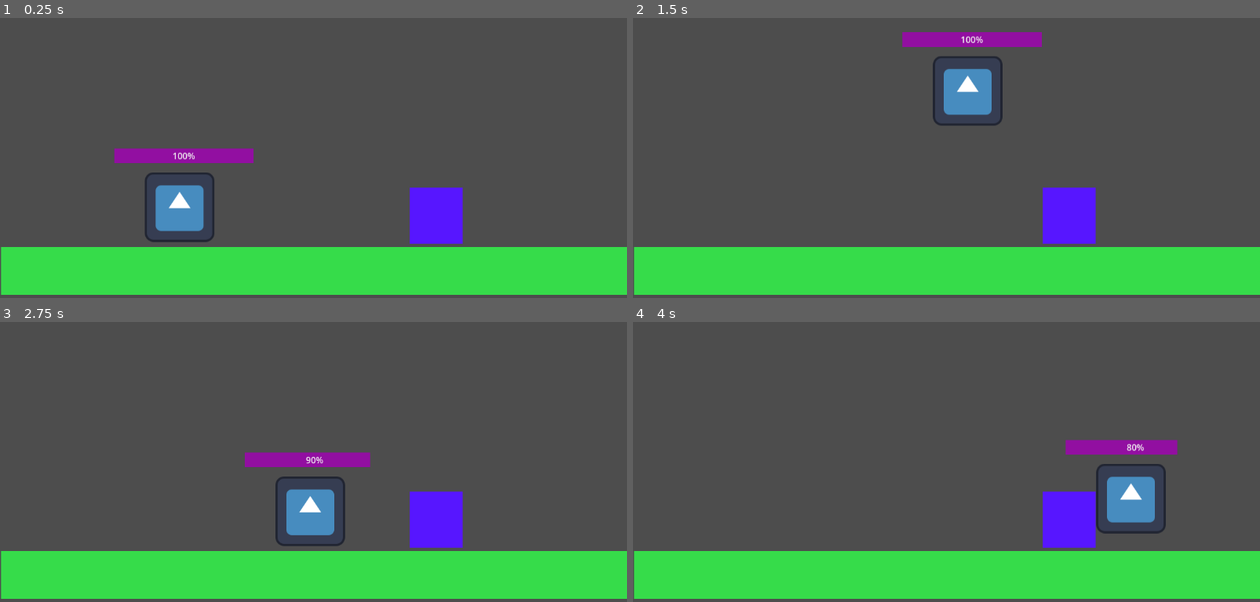
Above: before the commit, frames 1-4 (two rows, left to right).
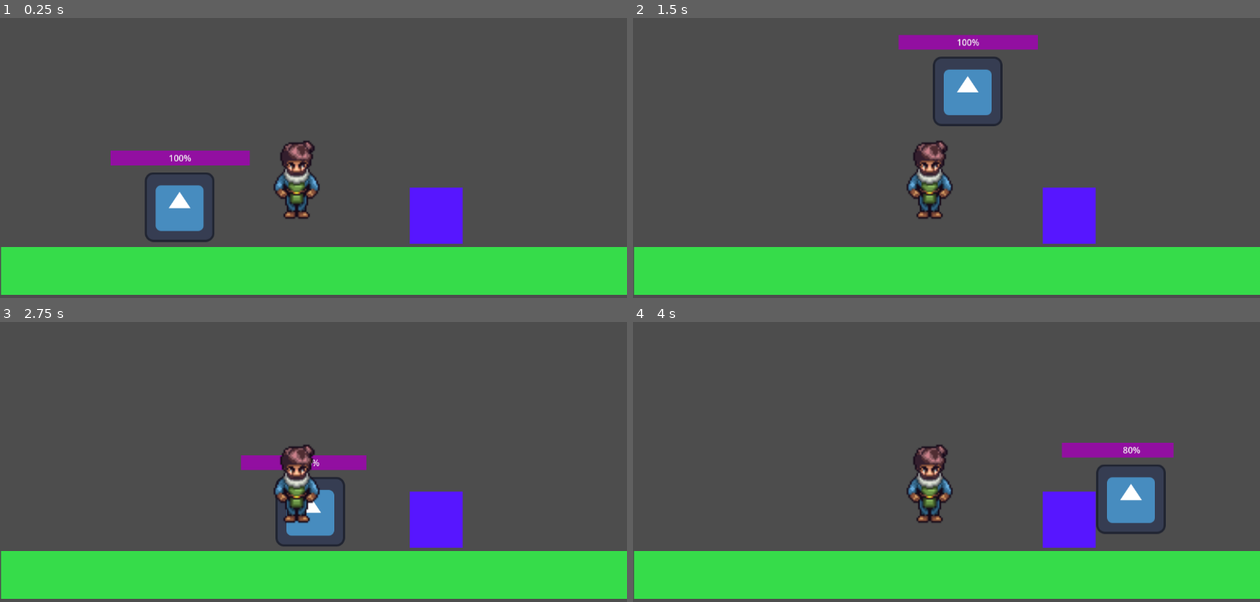
Above: after the commit, the same moments.

Repository: acmucsd-projects/su24-gamedev-team-2
Game: Godot game, scene res://world.tscn
Same seed, same stepped clock (60 frames per second), same inputs: the game is played once before the commit and once after it. The engine's default icon, where the game draws it, is replaced by a stand-in: a white triangle on a blue panel in a dark square.
Inputs:
- Up to frame 1 (0.25 s): no input
- Up to frame 2 (1.5 s): tap Enter (ui_accept) at 0.5, 0.77 s; hold Right (ui_right) from 0.53 s (still down)
- Up to frame 3 (2.75 s): tap Enter (ui_accept) at 1.52 s; release Right (ui_right) at 2.03 s; hold Left (ui_left) from 2.03 s (still down)
- Up to frame 4 (4 s): release Left (ui_left) at 2.78 s; hold Right (ui_right) from 2.78 s (still down); tap Enter (ui_accept) at 3.02, 3.77 s

The runs differ from the first frame. In frame 1, 1.8% of the frame differs, in the area x 17-51%, y 43-72%; in frame 2, 2.0%, in the area x 42-66%, y 5-72%; in frame 3, 1.8%; in frame 4, 2.0%.

Commit message:
half way of building NPC...

Diff:
--- a/ACM-metroidvania-2/Main.gd
+++ b/ACM-metroidvania-2/Main.gd
@@ -1,7 +1,4 @@
 extends Node2D
-
-
-
 
 
 
--- a/ACM-metroidvania-2/Player.gd
+++ b/ACM-metroidvania-2/Player.gd
@@ -12,6 +12,12 @@
 
 var jumps=0
 var max_jumps=2
+
+var DTR=false
+var DTL=true
+
+
+
 
 
 func _physics_process(delta):
@@ -52,3 +58,9 @@
 func _on_spike_body_entered(body):
 	if body.name == "Player":
 		$ProgressBar.value -= 10
+
+
+
+#func _on_timer_timeout():
+	#DTL=false
+	#DTR=false
--- /dev/null
+++ b/ACM-metroidvania-2/Player.tscn
@@ -0,0 +1,3 @@
+[gd_scene format=3 uid="uid://bg7w03rrn4v6l"]
+
+[node name="Player" type="Node2D"]
--- /dev/null
+++ b/ACM-metroidvania-2/npc/00_npcs/npc_01.tres
@@ -0,0 +1,12 @@
+[gd_resource type="Resource" script_class="NPCResource" load_steps=4 format=3 uid="uid://cvnkou55aknu4"]
+
+[ext_resource type="Texture2D" uid="uid://dkuu68yip2ro2" path="res://npc/sprites/portraits/npc_portrait_01.png" id="1_ipivn"]
+[ext_resource type="Script" path="res://npc/scripts/npc_resource.gd" id="2_1neyy"]
+[ext_resource type="Texture2D" uid="uid://bw3felbkvd57m" path="res://npc/sprites/npc_sprite.png" id="3_qjmo6"]
+
+[resource]
+script = ExtResource("2_1neyy")
+npc_name = "Oren"
+sprite = ExtResource("3_qjmo6")
+portrait = ExtResource("1_ipivn")
+dialog_audio_pitch = ""
--- /dev/null
+++ b/ACM-metroidvania-2/npc/icon/npc.svg
@@ -0,0 +1,26 @@
+<?xml version="1.0" encoding="UTF-8"?>
+<svg xmlns="http://www.w3.org/2000/svg" version="1.1" xmlns:inkscape="http://www.inkscape.org/namespaces/inkscape" xmlns:sodipodi="http://sodipodi.sourceforge.net/DTD/sodipodi-0.dtd" xmlns:svg="http://www.w3.org/2000/svg" xmlns:xlink="http://www.w3.org/1999/xlink" viewBox="0 0 24 24">
+  <defs>
+    <style>
+      .cls-1 {
+        fill: #353535;
+      }
+
+      .cls-2 {
+        fill: url(#linear-gradient);
+      }
+    </style>
+    <linearGradient id="linear-gradient" x1="12" y1="24" x2="12" y2=".3" gradientUnits="userSpaceOnUse">
+      <stop offset="0" stop-color="#ffc77d"/>
+      <stop offset="1" stop-color="#d0ffbf"/>
+    </linearGradient>
+  </defs>
+  <!-- Generator: Adobe Illustrator 28.6.0, SVG Export Plug-In . SVG Version: 1.2.0 Build 709)  -->
+  <g>
+    <g id="Layer_1">
+      <path class="cls-2" d="M23.4,14.1l-1.6-6.1c-.6-2.4-1.8-4.3-3.8-5.7-1.9-1.5-4.1-2.2-6.6-2.2S5.8,1,3.7,3.2C1.6,5.2.6,7.8.6,10.8s.3,3,.9,4.4,1.5,2.6,2.7,3.6v5.2h10.8v-2.4h2.4c.7,0,1.2-.2,1.7-.7s.7-1,.7-1.7v-3.6h2.4c.4,0,.7-.2,1-.5s.3-.7.2-1Z"/>
+      <circle class="cls-1" cx="17.5" cy="10" r="1.4"/>
+      <rect class="cls-1" x="15.7" y="17.1" width="4.1" height="1.5"/>
+    </g>
+  </g>
+</svg>
--- /dev/null
+++ b/ACM-metroidvania-2/npc/icon/npc_behavior.svg
@@ -0,0 +1,27 @@
+<?xml version="1.0" encoding="UTF-8"?>
+<svg xmlns="http://www.w3.org/2000/svg" version="1.1" xmlns:xlink="http://www.w3.org/1999/xlink" viewBox="0 0 24 24">
+  <defs>
+    <style>
+      .cls-1 {
+        fill: #353535;
+      }
+
+      .cls-2 {
+        fill: url(#linear-gradient);
+      }
+    </style>
+    <linearGradient id="linear-gradient" x1="12.5" y1="24" x2="12.5" y2=".3" gradientUnits="userSpaceOnUse">
+      <stop offset="0" stop-color="#ffc77d"/>
+      <stop offset="1" stop-color="#d0ffbf"/>
+    </linearGradient>
+  </defs>
+  <!-- Generator: Adobe Illustrator 28.6.0, SVG Export Plug-In . SVG Version: 1.2.0 Build 709)  -->
+  <g>
+    <g id="Layer_1">
+      <path class="cls-2" d="M23.9,14.1l-1.6-6.1c-.6-2.4-1.8-4.3-3.8-5.7-1.9-1.5-4.1-2.2-6.6-2.2s-5.5,1-7.6,3.2c-2.1,2.1-3.2,4.6-3.2,7.6s.3,3,.9,4.4,1.5,2.6,2.7,3.6v5.2h10.8v-2.4h2.4c.7,0,1.2-.2,1.7-.7s.7-1,.7-1.7v-3.6h2.4c.4,0,.7-.2,1-.5s.3-.7.2-1Z"/>
+      <path class="cls-1" d="M13.2,4.4l-1.4.6c-.1,0-.2-.2-.3-.3-.1,0-.3-.2-.4-.2l-.2-1.5h-2.4l-.2,1.5c-.2,0-.3.1-.4.2-.1,0-.2.2-.3.3l-1.4-.6-1.2,2,1.2.9c0,.2,0,.3,0,.5s0,.3,0,.5l-1.2.9,1.2,2,1.4-.6c0,0,.2.2.3.3.1,0,.3.1.4.2l.2,1.5h2.4l.2-1.5c.2,0,.3-.1.4-.2.1,0,.2-.2.3-.3l1.4.6,1.2-2-1.2-.9c0-.2,0-.3,0-.5s0-.3,0-.5l1.2-.9-1.2-2ZM10.9,9.1c-.3.3-.8.5-1.3.5s-.9-.2-1.3-.5-.5-.8-.5-1.3.2-.9.5-1.3c.3-.4.8-.5,1.3-.5s.9.2,1.3.5c.3.3.5.8.5,1.3s-.2.9-.5,1.3Z"/>
+      <circle class="cls-1" cx="18" cy="10" r="1.4"/>
+      <rect class="cls-1" x="16.2" y="17.1" width="4.1" height="1.5"/>
+    </g>
+  </g>
+</svg>
--- /dev/null
+++ b/ACM-metroidvania-2/npc/npc.tscn
@@ -0,0 +1,3 @@
+[gd_scene format=3 uid="uid://dc0bgv1i1wkt3"]
+
+[node name="Npc" type="Node2D"]
--- /dev/null
+++ b/ACM-metroidvania-2/npc/npc1.tscn
@@ -0,0 +1,30 @@
+[gd_scene load_steps=4 format=3 uid="uid://c24k27fosds4a"]
+
+[ext_resource type="Script" path="res://npc/scripts/npc1.gd" id="1_cbrlx"]
+[ext_resource type="Texture2D" uid="uid://b3e2ywgwdjpvn" path="res://npc/sprites/npc_sprite_02.png" id="2_s2cm6"]
+
+[sub_resource type="CapsuleShape2D" id="CapsuleShape2D_77ejd"]
+radius = 6.99914
+height = 23.997
+
+[node name="Npc1" type="CharacterBody2D"]
+position = Vector2(53, 9)
+collision_layer = 0
+collision_mask = 16
+script = ExtResource("1_cbrlx")
+metadata/_edit_group_ = true
+
+[node name="Sprite2D" type="Sprite2D" parent="."]
+position = Vector2(-52, -22)
+scale = Vector2(1, 1.01562)
+texture = ExtResource("2_s2cm6")
+hframes = 15
+
+[node name="AnimationPlayer" type="AnimationPlayer" parent="."]
+
+[node name="CollisionShape2D" type="CollisionShape2D" parent="."]
+position = Vector2(-53, -3)
+rotation = -1.5865
+shape = SubResource("CapsuleShape2D_77ejd")
+debug_color = Color(0, 0.6, 0.701961, 0)
+metadata/_edit_group_ = true
--- /dev/null
+++ b/ACM-metroidvania-2/npc/npc1_behavior_wander.tscn
@@ -0,0 +1,6 @@
+[gd_scene load_steps=2 format=3 uid="uid://cnvh5uvmj0735"]
+
+[ext_resource type="Script" path="res://npc/scripts/npc1_behavior_wander.gd" id="1_ke487"]
+
+[node name="Npc1BehaviorWander" type="Node2D"]
+script = ExtResource("1_ke487")
--- /dev/null
+++ b/ACM-metroidvania-2/npc/scripts/npc1.gd
@@ -0,0 +1,24 @@
+@icon("res://npc/icon/npc.svg")
+class_name Npc1 extends CharacterBody2D
+
+signal do_behavior_enabled
+
+var state: String="idle"
+var direction : Vector2 = Vector2.DOWN
+var direction_name : String = "down"
+
+@export var npc_resource: NPCResource
+
+@onready var sprite: Sprite2D = $Sprite2D
+
+@onready var animation: AnimationPlayer = $AnimationPlayer
+
+func _ready():
+	setup_npc()
+	pass
+
+
+func setup_npc():
+	if npc_resource:
+		sprite.texture=npc_resource.sprite
+	pass
--- /dev/null
+++ b/ACM-metroidvania-2/npc/scripts/npc1_behavior.gd
@@ -0,0 +1,10 @@
+@icon("res://npc/icons/npc_behavior.svg")
+class_name NPCBehavior extends Node2D
+
+var npc: Npc1
+
+func _ready() -> void:
+	var p = get_parent()
+	if p is Npc1:
+		npc = p as Npc1
+		#connect to signal
--- /dev/null
+++ b/ACM-metroidvania-2/npc/scripts/npc1_behavior_wander.gd
@@ -0,0 +1,11 @@
+extends NPCBehavior
+
+
+# Called when the node enters the scene tree for the first time.
+func _ready():
+	pass # Replace with function body.
+
+
+# Called every frame. 'delta' is the elapsed time since the previous frame.
+func _process(delta):
+	pass
--- /dev/null
+++ b/ACM-metroidvania-2/npc/scripts/npc1_behavior_wander.tscn
@@ -0,0 +1,3 @@
+[gd_scene format=3 uid="uid://bro8uj6hthbs6"]
+
+[node name="Npc1BehaviorWander" type="Node2D"]
--- /dev/null
+++ b/ACM-metroidvania-2/npc/scripts/npc_resource.gd
@@ -0,0 +1,15 @@
+class_name NPCResource extends Resource
+
+
+@export var npc_name : String = ""
+@export var sprite : Texture
+@export var portrait: Texture
+@export var dialog_audio_pitch: String
+# Called when the node enters the scene tree for the first time.
+func _ready():
+	pass # Replace with function body.
+
+
+# Called every frame. 'delta' is the elapsed time since the previous frame.
+func _process(delta):
+	pass
--- a/ACM-metroidvania-2/project.godot
+++ b/ACM-metroidvania-2/project.godot
@@ -15,6 +15,41 @@
 config/features=PackedStringArray("4.2", "Mobile")
 config/icon="res://icon.svg"
 
+[input]
+
+ui_left={
+"deadzone": 0.5,
+"events": [Object(InputEventKey,"resource_local_to_scene":false,"resource_name":"","device":0,"window_id":0,"alt_pressed":false,"shift_pressed":false,"ctrl_pressed":false,"meta_pressed":false,"pressed":false,"keycode":4194319,"physical_keycode":0,"key_label":0,"unicode":0,"echo":false,"script":null)
+, Object(InputEventJoypadButton,"resource_local_to_scene":false,"resource_name":"","device":0,"button_index":13,"pressure":0.0,"pressed":false,"script":null)
+, Object(InputEventJoypadMotion,"resource_local_to_scene":false,"resource_name":"","device":0,"axis":0,"axis_value":-1.0,"script":null)
+, Object(InputEventKey,"resource_local_to_scene":false,"resource_name":"","device":0,"window_id":0,"alt_pressed":false,"shift_pressed":false,"ctrl_pressed":false,"meta_pressed":false,"pressed":false,"keycode":0,"physical_keycode":65,"key_label":0,"unicode":0,"echo":false,"script":null)
+]
+}
+ui_right={
+"deadzone": 0.5,
+"events": [Object(InputEventKey,"resource_local_to_scene":false,"resource_name":"","device":0,"window_id":0,"alt_pressed":false,"shift_pressed":false,"ctrl_pressed":false,"meta_pressed":false,"pressed":false,"keycode":4194321,"physical_keycode":0,"key_label":0,"unicode":0,"echo":false,"script":null)
+, Object(InputEventJoypadButton,"resource_local_to_scene":false,"resource_name":"","device":0,"button_index":14,"pressure":0.0,"pressed":false,"script":null)
+, Object(InputEventJoypadMotion,"resource_local_to_scene":false,"resource_name":"","device":0,"axis":0,"axis_value":1.0,"script":null)
+, Object(InputEventKey,"resource_local_to_scene":false,"resource_name":"","device":0,"window_id":0,"alt_pressed":false,"shift_pressed":false,"ctrl_pressed":false,"meta_pressed":false,"pressed":false,"keycode":0,"physical_keycode":68,"key_label":0,"unicode":0,"echo":false,"script":null)
+]
+}
+ui_up={
+"deadzone": 0.5,
+"events": [Object(InputEventKey,"resource_local_to_scene":false,"resource_name":"","device":0,"window_id":0,"alt_pressed":false,"shift_pressed":false,"ctrl_pressed":false,"meta_pressed":false,"pressed":false,"keycode":4194320,"physical_keycode":0,"key_label":0,"unicode":0,"echo":false,"script":null)
+, Object(InputEventJoypadButton,"resource_local_to_scene":false,"resource_name":"","device":0,"button_index":11,"pressure":0.0,"pressed":false,"script":null)
+, Object(InputEventJoypadMotion,"resource_local_to_scene":false,"resource_name":"","device":0,"axis":1,"axis_value":-1.0,"script":null)
+, Object(InputEventKey,"resource_local_to_scene":false,"resource_name":"","device":0,"window_id":0,"alt_pressed":false,"shift_pressed":false,"ctrl_pressed":false,"meta_pressed":false,"pressed":false,"keycode":0,"physical_keycode":87,"key_label":0,"unicode":0,"echo":false,"script":null)
+]
+}
+ui_down={
+"deadzone": 0.5,
+"events": [Object(InputEventKey,"resource_local_to_scene":false,"resource_name":"","device":0,"window_id":0,"alt_pressed":false,"shift_pressed":false,"ctrl_pressed":false,"meta_pressed":false,"pressed":false,"keycode":4194322,"physical_keycode":0,"key_label":0,"unicode":0,"echo":false,"script":null)
+, Object(InputEventJoypadButton,"resource_local_to_scene":false,"resource_name":"","device":0,"button_index":12,"pressure":0.0,"pressed":false,"script":null)
+, Object(InputEventJoypadMotion,"resource_local_to_scene":false,"resource_name":"","device":0,"axis":1,"axis_value":1.0,"script":null)
+, Object(InputEventKey,"resource_local_to_scene":false,"resource_name":"","device":0,"window_id":0,"alt_pressed":false,"shift_pressed":false,"ctrl_pressed":false,"meta_pressed":false,"pressed":false,"keycode":0,"physical_keycode":83,"key_label":0,"unicode":0,"echo":false,"script":null)
+]
+}
+
 [rendering]
 
 renderer/rendering_method="mobile"
--- a/ACM-metroidvania-2/world.tscn
+++ b/ACM-metroidvania-2/world.tscn
@@ -1,10 +1,19 @@
-[gd_scene load_steps=9 format=3 uid="uid://c0trhmi80pcau"]
+[gd_scene load_steps=12 format=3 uid="uid://c0trhmi80pcau"]
 
 [ext_resource type="Script" path="res://Player.gd" id="1_fhawp"]
 [ext_resource type="Texture2D" uid="uid://dc2y0rcqw481d" path="res://icon.svg" id="2_4f01m"]
+[ext_resource type="PackedScene" uid="uid://c24k27fosds4a" path="res://npc/npc1.tscn" id="3_4lpud"]
+[ext_resource type="Resource" uid="uid://cvnkou55aknu4" path="res://npc/00_npcs/npc_01.tres" id="4_3lyhb"]
+[ext_resource type="PackedScene" uid="uid://cnvh5uvmj0735" path="res://npc/npc1_behavior_wander.tscn" id="5_hev8w"]
 
 [sub_resource type="GDScript" id="GDScript_cw2b1"]
 script/source = "extends Node2D
+
+var sprinting=false
+var DTR=false
+var DTL=true
+var dir=1
+var walkSpeed=200
 
 
 # Called when the node enters the scene tree for the first time.
@@ -13,8 +22,37 @@
 
 
 # Called every frame. 'delta' is the elapsed time since the previous frame.
-func _process(delta):
-	pass
+#func _process(delta):
+	#if Input.is_action_just_pressed(\"ui_left\"):
+		#if DTL==true:
+			#sprinting=true
+		#dir-=1
+	#if Input.is_action_just_pressed(\"ui_right\"):
+		#if DTR==true:
+			#sprinting=true
+		#dir=1
+	#if Input.is_action_just_released(\"ui_left\"):
+		#if sprinting==true:
+			#sprinting=false
+		#DTL=true
+		#$Timer.start()
+	#if Input.is_action_just_released(\"ui_right\"):
+		#if sprinting==true:
+			#sprinting=false
+		#DTR=true
+		#$Timer.start()
+		#
+	#if sprinting==true:
+		#walkSpeed=500
+	#elif sprinting==false:
+		#walkSpeed=200
+
+
+#func _on_timer_timeout():
+	## Replace with function body.
+	#DTL=false
+	#DTR=false
+
 "
 
 [sub_resource type="RectangleShape2D" id="RectangleShape2D_xd3ny"]
@@ -42,17 +80,21 @@
 texture = ExtResource("2_4f01m")
 
 [node name="CollisionShape2D" type="CollisionShape2D" parent="Player"]
-position = Vector2(-1, 0)
+position = Vector2(-1, -1)
 shape = SubResource("RectangleShape2D_xd3ny")
 
 [node name="ProgressBar" type="ProgressBar" parent="Player"]
-offset_left = -120.0
-offset_top = -108.0
-offset_right = 136.0
-offset_bottom = -81.0
+offset_left = -127.0
+offset_top = -104.0
+offset_right = 129.0
+offset_bottom = -77.0
 theme_override_styles/background = SubResource("StyleBoxTexture_lebwg")
 theme_override_styles/fill = SubResource("StyleBoxFlat_pkqk0")
 value = 100.0
+
+[node name="Timer" type="Timer" parent="Player"]
+wait_time = 0.5
+one_shot = true
 
 [node name="Ground" type="StaticBody2D" parent="."]
 position = Vector2(-1, 555)
@@ -84,4 +126,13 @@
 position = Vector2(807.75, 498.75)
 shape = SubResource("RectangleShape2D_6hov7")
 
+[node name="Npc1" parent="." instance=ExtResource("3_4lpud")]
+position = Vector2(701, 501)
+scale = Vector2(3, 3)
+npc_resource = ExtResource("4_3lyhb")
+
+[node name="Npc1BehaviorWander" parent="Npc1" instance=ExtResource("5_hev8w")]
+
+[connection signal="timeout" from="Player/Timer" to="." method="_on_timer_timeout"]
+[connection signal="timeout" from="Player/Timer" to="Player" method="_on_timer_timeout"]
 [connection signal="body_entered" from="Spike" to="Player" method="_on_spike_body_entered"]
Not shown: 1 places in ACM-metroidvania-2/main.tscn that only renumber resources
Not shown, added: ACM-metroidvania-2/npc/icon/npc.svg.import
Not shown, added: ACM-metroidvania-2/npc/icon/npc_behavior.svg.import
Binary file added: ACM-metroidvania-2/npc/sprites/npc_sprite.png
Not shown, added: ACM-metroidvania-2/npc/sprites/npc_sprite.png.import
Binary file added: ACM-metroidvania-2/npc/sprites/npc_sprite_02.png
Not shown, added: ACM-metroidvania-2/npc/sprites/npc_sprite_02.png.import
Binary file added: ACM-metroidvania-2/npc/sprites/portraits/hero_portrait.png
Not shown, added: ACM-metroidvania-2/npc/sprites/portraits/hero_portrait.png.import
Binary file added: ACM-metroidvania-2/npc/sprites/portraits/npc_portrait_01.png
Not shown, added: ACM-metroidvania-2/npc/sprites/portraits/npc_portrait_01.png.import
Binary file added: ACM-metroidvania-2/npc/sprites/portraits/npc_portrait_02.png
(and 1 more such lines)
